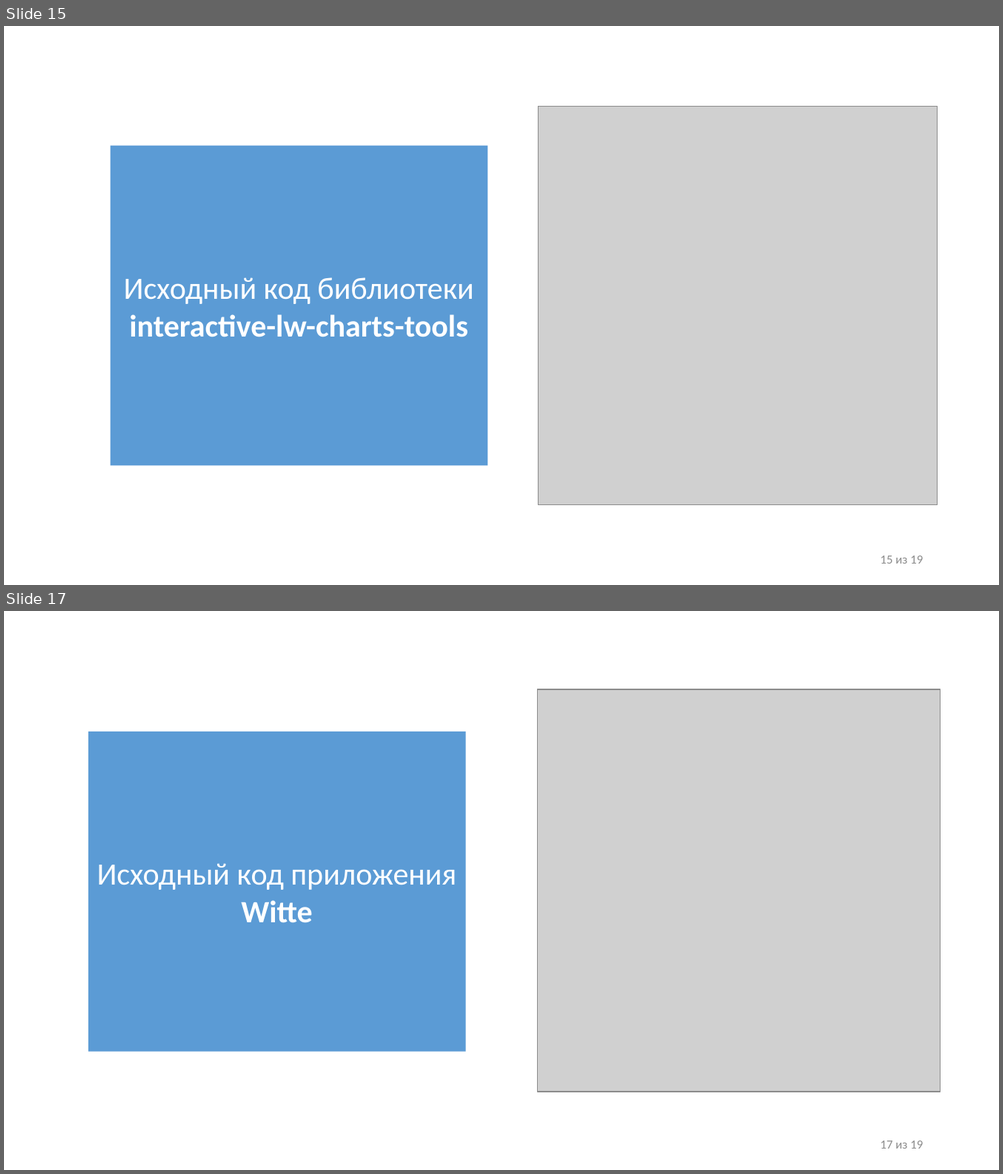
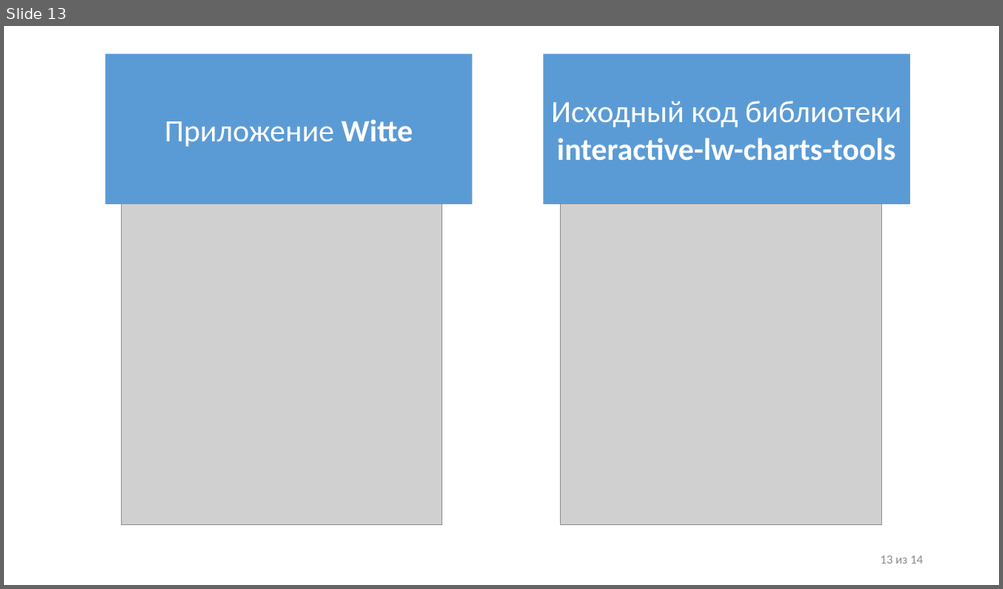
Before and after one commit to IliiaDenisov/masters-thesis, a slide deck: src/Презентация диплома.pptx. Shown one above the other, each under a label of ours: slides 15 and 17 before the commit, slide 13 after it; the slides between them are not shown. The pictures are 1003x1174 and 1003x589 pixels, drawn with LibreOffice and Linux fonts; fonts in the diff are those of the drawing; grey boxes stand for pictures. Boxes give left, top, right and bottom in pixels: in the first picture for what was removed or moved away, otherwise in the second. Text is boxed around its words. In the diff, an @@ line names an element or a change of style, - is before the commit and + after.

```diff
--- a/src/Презентация диплома.pptx
+++ b/src/Презентация диплома.pptx
@@ slide 17 removed at bbox=[4, 611, 999, 1170], background #FFFFFF @@
@@ picture removed at bbox=[538, 689, 940, 1092] @@
@@ rectangle removed at bbox=[88, 732, 466, 1052] @@
-Исходный код приложения
-Witte
@@ text removed at bbox=[880, 1141, 922, 1149] @@
-17 из 19
@@ what was slide 15 is now slide 13 @@
@@ slide 13 changed as well @@
@@ rectangle added at bbox=[105, 53, 472, 204], fill #5B9BD5, 30 pt, text #FFFFFF @@
+Приложение Witte
@@ rectangle "Исходный код библиотеки": place and size @@
-rectangle "Исходный код библиотеки" at bbox=[110, 145, 487, 466]
+rectangle "Исходный код библиотеки" at bbox=[543, 53, 910, 204]
@@ picture added at bbox=[121, 204, 442, 526] @@
@@ picture: place and size @@
-picture at bbox=[538, 106, 937, 505]
+picture at bbox=[560, 204, 882, 526]
@@ text at bbox=[880, 556, 922, 564]: text changed @@
-15 из 19
+13 из 14
```
Also in this commit, not shown: 12 other slides changed, 4 other slides removed.
